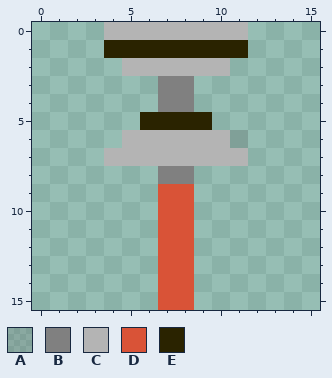
Two states of a pixel-art sprite, gfx/laser_cannon.png. Above is the file before it was changed.
The file is 16x16 pixels. Pixels under 10% opacity are left out.
Palette (. is transparent): A #58545432  B #808080  C #b4b4b4  D #d95337  E #2a2300
Pixels before, first column x 4:
 0 CCCCCCCC
 1 EEEEEEEE
 2 .CCCCCC.
 3 ...BB...
 4 ...BB...
 5 ..EEEE..
 6 .CCCCCCA
 7 CCCCCCCC
 8 ...BB...
 9 ...DD...
10 ...DD...
11 ...DD...
12 ...DD...
13 ...DD...
14 ...DD...
15 ...DD...
After:
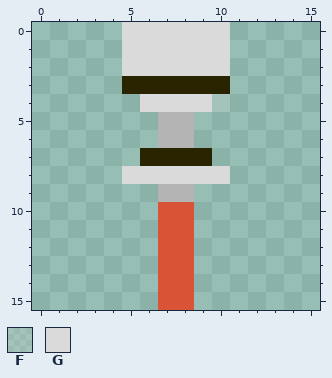
Colours new in this view: F #dadada32  G #dadada
Difference:
Changed rows in their new state; - is an unchanged pixel.
first column x 4:
 0 .GGGGGG.
 1 .GGGGGG.
 2 -GGGGGG-
 3 -EEEEEE-
 4 --GGGGF-
 5 --.CC.--
 6 -..--...
 7 ..EEEE..
 8 -GGGGGG-
 9 ---CC---
Boxes around the changes in both pictures, in picture pixels (x1, y1, x2, y2):
changed: (104, 22, 248, 202)
